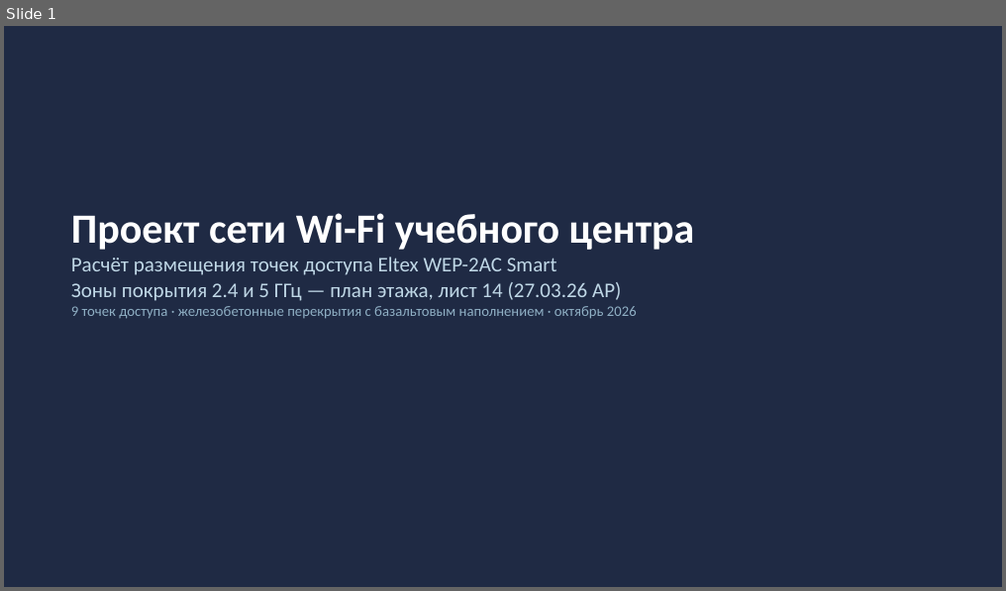
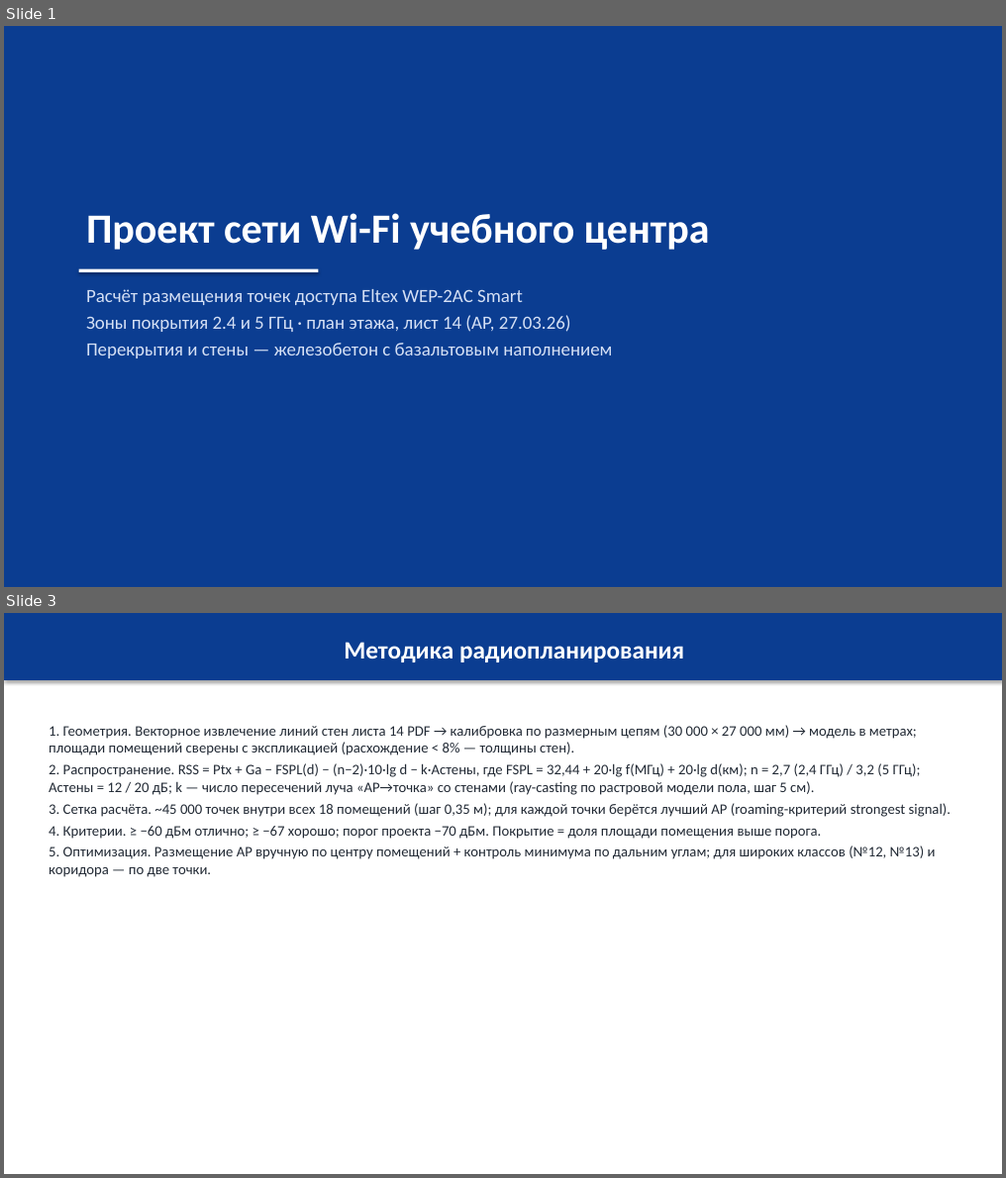
Before and after one commit to vertikalnii/preza, a slide deck: out/WiFi_Eltex_WEP-2AC_план_лист14.pptx. Shown one above the other, each under a label of ours: slide 1 before the commit, slides 1 and 3 after it; the slides between them are not shown. The pictures are 1006x591 and 1006x1178 pixels, drawn with LibreOffice and Linux fonts; fonts in the diff are those of the drawing. Boxes give left, top, right and bottom in pixels: in the first picture for what was removed or moved away, otherwise in the second. Text is boxed around its words. In the diff, an @@ line names an element or a change of style, - is before the commit and + after.

```diff
--- a/out/WiFi_Eltex_WEP-2AC_план_лист14.pptx
+++ b/out/WiFi_Eltex_WEP-2AC_план_лист14.pptx
@@ slide 3 added at <box>4,613,1002,1174</box>, background #FFFFFF @@
@@ rectangle added at <box>4,613,1002,680</box>, fill #0B3D91, 24 pt, text #FFFFFF, bold @@
+Методика радиопланирования
@@ text added at <box>49,725,950,877</box>, 14 pt, text #222A35 @@
+1. Геометрия. Векторное извлечение линий стен листа 14 PDF → калибровка по размерным цепям (30 000 × 27 000 мм) → модель в метрах; площади помещений сверены с экспликацией (расхождение < 8% — толщины стен).
+2. Распространение. RSS = Ptx + Ga − FSPL(d) − (n−2)·10·lg d − k·Aстены, где FSPL = 32,44 + 20·lg f(МГц) + 20·lg d(км); n = 2,7 (2,4 ГГц) / 3,2 (5 ГГц); Aстены = 12 / 20 дБ; k — число пересечений луча «AP→точка» со стенами (ray-casting по растровой модели пола, шаг 5 см).
+3. Сетка расчёта. ~45 000 точек внутри всех 18 помещений (шаг 0,35 м); для каждой точки берётся лучший AP (roaming-критерий strongest signal).
+4. Критерии. ≥ −60 дБм отлично; ≥ −67 хорошо; порог проекта −70 дБм. Покрытие = доля площади помещения выше порога.
+5. Оптимизация. Размещение AP вручную по центру помещений + контроль минимума по дальним углам; для широких классов (№12, №13) и коридора — по две точки.
@@ slide 1 changed as well @@
@@ rectangle at <box>4,26,1002,587</box>: fill #1F2A44 to #0B3D91 @@
@@ text "Проект сети Wi-Fi учебного центра": place and size @@
-text "Проект сети Wi-Fi учебного центра" at <box>71,213,695,319</box>
+text "Проект сети Wi-Fi учебного центра" at <box>86,213,710,250</box>
@@ text "Проект сети Wi-Fi учебного центра" at <box>86,213,710,250</box>: more space between paragraphs @@
@@ text at <box>71,257,637,319</box>: paragraphs removed @@
-Расчёт размещения точек доступа Eltex WEP-2AC Smart
-Зоны покрытия 2.4 и 5 ГГц — план этажа, лист 14 (27.03.26 АР)
-9 точек доступа · железобетонные перекрытия с базальтовым наполнением · октябрь 2026
@@ rectangle added at <box>79,270,319,273</box>, fill #FFFFFF @@
@@ text added at <box>86,289,612,359</box>, 18 pt, text #D5E0F5 @@
+Расчёт размещения точек доступа Eltex WEP-2AC Smart
+Зоны покрытия 2.4 и 5 ГГц · план этажа, лист 14 (АР, 27.03.26)
+Перекрытия и стены — железобетон с базальтовым наполнением
```
Also in this commit, not shown: 7 other slides added, 7 slides removed, 11 other files.
